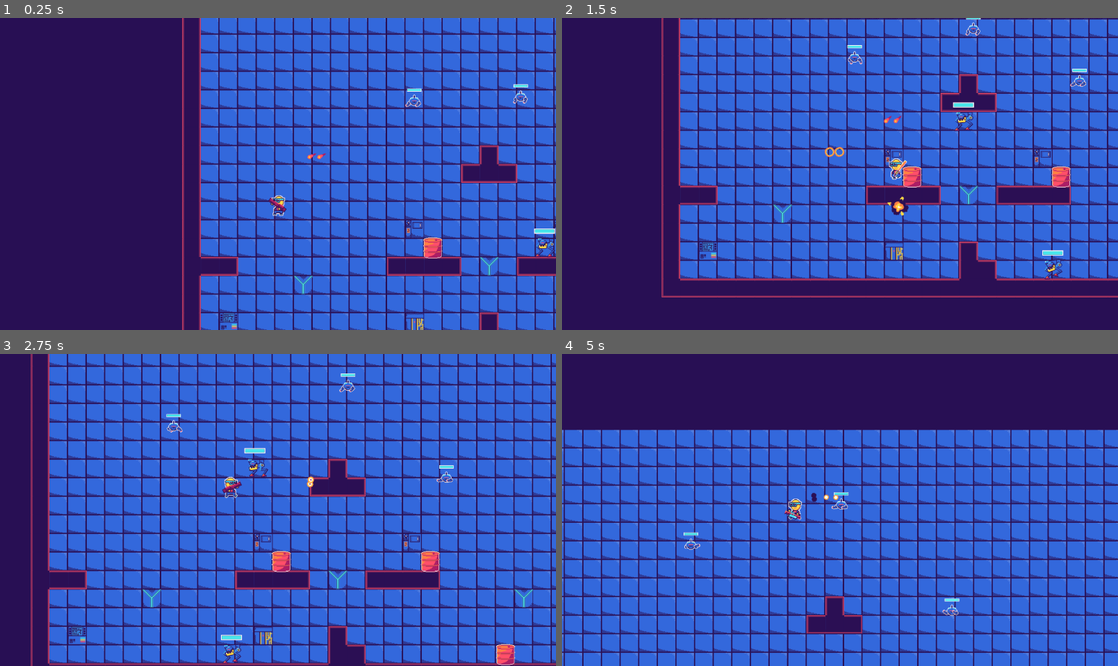
Above: before the commit, frames 1-4 (two rows, left to right).
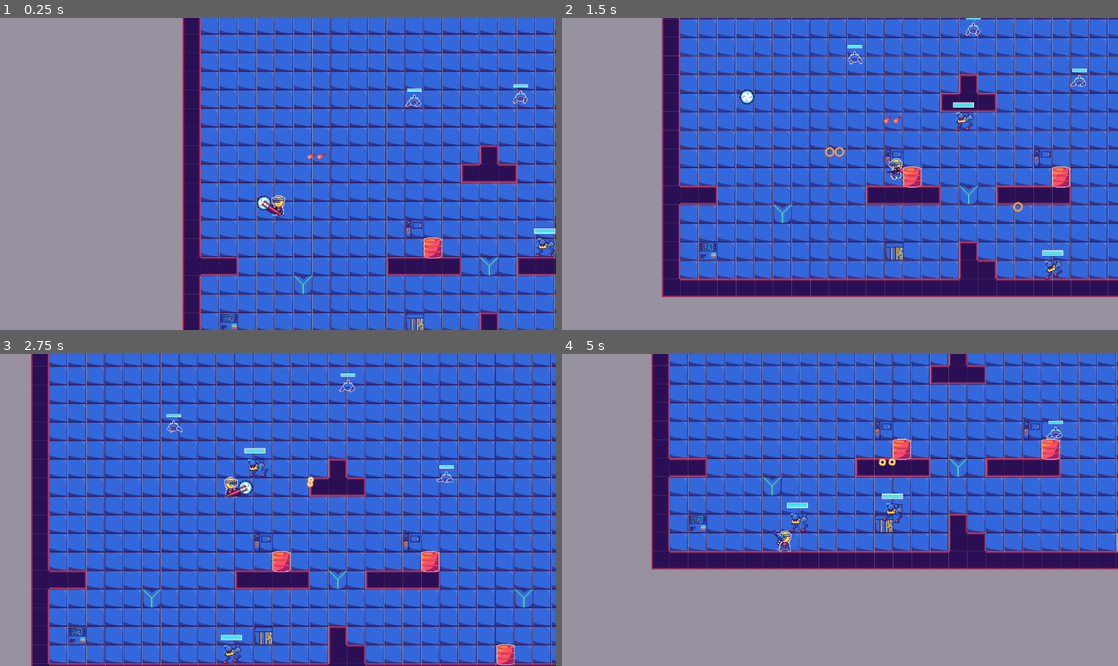
Above: after the commit, the same moments.

Repository: Sjbrimley26/Heli-Climber
Game: Godot game, scene res://Level1.tscn
Same seed, same stepped clock (60 frames per second), same inputs: the game is played once before the commit and once after it. The project has no main scene, so this scene is started directly.
Inputs (mouse positions are in pixels of both pictures, inside the frame that each line leads up to):
- Up to frame 1 (0.25 s): no input
- Up to frame 2 (1.5 s): move the mouse to (962, 158) at 0.52 s; press the mouse at (962, 158) at 0.53 s; hold Right (right) from 0.53 s (still down); tap Up (up) at 0.77, 1.07 s; tap E (weapon_next) at 0.8, 1.35 s; move the mouse to (728, 189) at 1.27 s; release the mouse at (728, 189) at 1.28 s
- Up to frame 3 (2.75 s): tap Up (up) at 1.52, 1.82 s; tap Q (weapon_prev) at 1.55, 2.1 s; move the mouse to (333, 441) at 2.02 s; release Right (right) at 2.03 s; hold Left (left) from 2.03 s (still down); hold Up (up) from 2.03 s (still down)
- Up to frame 4 (5 s): move the mouse to (812, 572) at 2.77 s; release Left (left) at 2.78 s; release Up (up) at 2.78 s; hold Right (right) 2.78-4.28 s; tap Up (up) at 2.85, 3.02, 3.32, 3.77, 4.07, 4.52, 4.82 s; click (812, 572) at 3.05 s; move the mouse to (1006, 556) at 3.52 s; press the mouse at (1006, 556) at 3.53 s; tap E (weapon_next) at 3.8, 4.35 s; move the mouse to (673, 463) at 4.27 s; release the mouse at (673, 463) at 4.28 s; hold Left (left) from 4.28 s (still down); tap Q (weapon_prev) at 4.55 s

The runs differ from the first frame. In frame 1, 36% of the frame differs, in the area x 0-100%, y 0-100%; in frame 2, 31%; in frame 3, 9.8%; in frame 4, 82%.

Commit message:
added a saw weapon - hybrid melee and ranged

Diff:
--- a/characters/Player.gd
+++ b/characters/Player.gd
@@ -9,17 +9,18 @@
 const GRAVITY = 30
 const JUMP = -900
 
-enum {PISTOL, RIFLE, LAUNCHER, BOLT_LAUNCHER, BAT, SWORD}
+enum {PISTOL, RIFLE, LAUNCHER, BOLT_LAUNCHER, BAT, SWORD, SAW}
 var fireRates = [
 	3,
 	0.8,
 	8,
 	8,
 	4.5,
-	3
+	3,
+	0.5
 ]
 var prevEquipped
-var equipped = LAUNCHER
+var equipped = SAW
 var reloading = 0
 var camera_shaking = false
 var recent_damage = 1
@@ -30,6 +31,7 @@
 var bolt_launcher = preload("res://guns/BoltLauncher.tscn")
 var bat = preload("res://guns/Bat.tscn")
 var sword = preload("res://guns/Sword.tscn")
+var saw = preload("res://guns/SawLauncher.tscn")
 
 func on_collision(area):
 	recent_damage = area.damage / 10.0
@@ -72,14 +74,14 @@
 
 	# Swap Weapons
 	if Input.is_action_just_pressed("weapon_next"):
-		if equipped == SWORD:
+		if equipped == SAW:
 			equipped = PISTOL
 		else:
 			equipped = equipped + 1
 
 	if Input.is_action_just_pressed("weapon_prev"):
 		if equipped == PISTOL:
-			equipped = SWORD
+			equipped = SAW
 		else:
 			equipped = equipped - 1
 
@@ -98,6 +100,8 @@
 			gun = bat
 		SWORD:
 			gun = sword
+		SAW:
+			gun = saw
 
 	if not equipped == prevEquipped:
 		var newlyEquipped = gun.instance()
--- /dev/null
+++ b/guns/SawLauncher.gd
@@ -0,0 +1,40 @@
+extends "res://guns/Gun.gd"
+
+var saw = preload("res://guns/projectiles/MeleeSaw.tscn")
+var bullet = preload("res://guns/projectiles/SawBlade.tscn")
+
+signal trigger_aoe()
+
+var has_saw = true
+
+func _reload(timer):
+	has_saw = true
+	var new_saw = saw.instance()
+	$Muzzle.add_child(new_saw)
+	timer.queue_free()
+
+func fire(dir):
+	if not has_saw:
+		return
+	$AnimationPlayer.play("fire", -1, 2)
+	var targets_in_melee_range = []
+	for body in $Muzzle/Saw.get_overlapping_bodies():
+		if body.has_meta("type"):
+			var type = body.get_meta("type")
+			if type == "enemy" or type == "prop":
+				targets_in_melee_range.append(body)
+	if targets_in_melee_range.size() > 0:
+		emit_signal("trigger_aoe")
+		return
+
+	var bullet_instance = bullet.instance()
+	get_parent().get_parent().add_child(bullet_instance)
+	bullet_instance.start_at(dir.angle(), $Muzzle.get_global_position())
+	bullet_instance.get_node("AnimationPlayer").play("default")
+	has_saw = false
+	$Muzzle/Saw.queue_free()
+	var timer = Timer.new()
+	timer.set_wait_time(3)
+	var _err = timer.connect("timeout", self, "_reload", [timer])
+	add_child(timer)
+	timer.start()
--- /dev/null
+++ b/guns/SawLauncher.tscn
@@ -0,0 +1,90 @@
+[gd_scene load_steps=12 format=2]
+
+[ext_resource path="res://img/player/player_8.png" type="Texture" id=1]
+[ext_resource path="res://guns/projectiles/MeleeSaw.tscn" type="PackedScene" id=2]
+[ext_resource path="res://guns/SawLauncher.gd" type="Script" id=3]
+[ext_resource path="res://guns/projectiles/AOE.tscn" type="PackedScene" id=4]
+
+[sub_resource type="AtlasTexture" id=1]
+flags = 4
+atlas = ExtResource( 1 )
+region = Rect2( 0, 0, 96, 96 )
+
+[sub_resource type="AtlasTexture" id=2]
+flags = 4
+atlas = ExtResource( 1 )
+region = Rect2( 96, 0, 96, 96 )
+
+[sub_resource type="AtlasTexture" id=3]
+flags = 4
+atlas = ExtResource( 1 )
+region = Rect2( 0, 96, 96, 96 )
+
+[sub_resource type="AtlasTexture" id=4]
+flags = 4
+atlas = ExtResource( 1 )
+region = Rect2( 96, 96, 96, 96 )
+
+[sub_resource type="AtlasTexture" id=5]
+flags = 4
+atlas = ExtResource( 1 )
+region = Rect2( 0, 192, 96, 96 )
+
+[sub_resource type="SpriteFrames" id=6]
+animations = [ {
+"frames": [ SubResource( 1 ), SubResource( 2 ), SubResource( 3 ), SubResource( 4 ), SubResource( 5 ) ],
+"loop": true,
+"name": "fire",
+"speed": 8.0
+} ]
+
+[sub_resource type="Animation" id=7]
+resource_name = "fire"
+tracks/0/type = "value"
+tracks/0/path = NodePath("AnimatedSprite:frame")
+tracks/0/interp = 1
+tracks/0/loop_wrap = true
+tracks/0/imported = false
+tracks/0/enabled = true
+tracks/0/keys = {
+"times": PoolRealArray( 0, 0.2, 0.4, 0.6, 0.8, 1 ),
+"transitions": PoolRealArray( 1, 1, 1, 1, 1, 1 ),
+"update": 1,
+"values": [ 0, 1, 2, 3, 4, 0 ]
+}
+tracks/1/type = "value"
+tracks/1/path = NodePath("Muzzle:rotation_degrees")
+tracks/1/interp = 1
+tracks/1/loop_wrap = true
+tracks/1/imported = false
+tracks/1/enabled = true
+tracks/1/keys = {
+"times": PoolRealArray( 0, 1 ),
+"transitions": PoolRealArray( 1, 1 ),
+"update": 0,
+"values": [ 0.0, 720.0 ]
+}
+
+[node name="Gun" type="Node2D"]
+script = ExtResource( 3 )
+
+[node name="AnimatedSprite" type="AnimatedSprite" parent="."]
+z_index = 1
+frames = SubResource( 6 )
+animation = "fire"
+
+[node name="Muzzle" type="Node2D" parent="."]
+position = Vector2( 22.3586, 11.0124 )
+
+[node name="Saw" parent="Muzzle" instance=ExtResource( 2 )]
+position = Vector2( 0, 0 )
+rotation = 4.46638e-06
+
+[node name="AnimationPlayer" type="AnimationPlayer" parent="."]
+anims/fire = SubResource( 7 )
+
+[node name="AOE" parent="." instance=ExtResource( 4 )]
+position = Vector2( 21.7255, 10.6754 )
+scale = Vector2( 1.48569, 1.48569 )
+damage = 3
+knockback = 100
--- a/guns/Sword.gd
+++ b/guns/Sword.gd
@@ -13,7 +13,7 @@
 	if area.has_meta("type") and area.get_meta("type") == "projectile":
 		area.vel = area.vel.reflect(dir.tangent().normalized())
 		area.rotation = dir.angle()
-		area.set_collision_mask_bit(2, true) # not working
+		area.set_collision_mask_bit(2, true) # now its working
 
 func fire(dir):
 	_start_block(dir)
--- /dev/null
+++ b/guns/projectiles/MeleeSaw.tscn
@@ -0,0 +1,18 @@
+[gd_scene load_steps=3 format=2]
+
+[ext_resource path="res://img/projectiles/saw_blade.png" type="Texture" id=1]
+
+[sub_resource type="CircleShape2D" id=1]
+radius = 14.0
+
+[node name="Saw" type="Area2D"]
+rotation = 6.28319
+collision_layer = 0
+collision_mask = 5
+
+[node name="Sprite" type="Sprite" parent="."]
+texture = ExtResource( 1 )
+
+[node name="CollisionShape2D" type="CollisionShape2D" parent="."]
+position = Vector2( -0.561869, -0.561864 )
+shape = SubResource( 1 )
--- /dev/null
+++ b/guns/projectiles/SawBlade.gd
@@ -0,0 +1,48 @@
+extends KinematicBody2D
+
+
+var vel = Vector2()
+var speed = 1000
+var damage = 5
+var recently_hit_enemies = []
+
+func on_collide():
+	queue_free()
+
+func start_at(dir, pos):
+	set_rotation(dir)
+	set_global_position(pos)
+	vel = Vector2(speed, 0).rotated(dir)
+
+func _rebound(normal):
+	for e in recently_hit_enemies:
+		if e != null:
+			remove_collision_exception_with(e)
+	recently_hit_enemies = []
+	vel = vel.reflect(normal.tangent())
+
+func _init():
+	set_meta('type', 'projectile')
+
+func _ready():
+	var lifespan = Timer.new()
+	lifespan.set_wait_time(4)
+	var _err = lifespan.connect("timeout", self, "queue_free")
+	add_child(lifespan)
+	lifespan.start()
+
+func _physics_process(delta):
+	var collision = move_and_collide(vel * delta)
+	if collision:
+		var hit = collision.get_collider()
+		if hit.has_meta("type"):
+			var type = hit.get_meta("type")
+			if type == "prop":
+				_rebound(collision.normal)
+				hit.on_collision(self)
+			if type == "enemy" and not hit in recently_hit_enemies:
+				hit.on_collision(self)
+				recently_hit_enemies.append(hit)
+				add_collision_exception_with(hit)
+			return
+		_rebound(collision.normal)
--- /dev/null
+++ b/guns/projectiles/SawBlade.tscn
@@ -0,0 +1,41 @@
+[gd_scene load_steps=5 format=2]
+
+[ext_resource path="res://img/projectiles/saw_blade.png" type="Texture" id=1]
+[ext_resource path="res://guns/projectiles/SawBlade.gd" type="Script" id=2]
+
+[sub_resource type="CircleShape2D" id=1]
+
+[sub_resource type="Animation" id=2]
+resource_name = "default"
+length = 0.5
+loop = true
+tracks/0/type = "value"
+tracks/0/path = NodePath(".:rotation_degrees")
+tracks/0/interp = 1
+tracks/0/loop_wrap = true
+tracks/0/imported = false
+tracks/0/enabled = true
+tracks/0/keys = {
+"times": PoolRealArray( 0, 0.5 ),
+"transitions": PoolRealArray( 1, 1 ),
+"update": 0,
+"values": [ 0.0, 720.0 ]
+}
+
+[node name="KinematicBody2D" type="KinematicBody2D"]
+rotation = 6.97822
+collision_layer = 2
+collision_mask = 5
+script = ExtResource( 2 )
+
+[node name="Sprite" type="Sprite" parent="."]
+texture = ExtResource( 1 )
+
+[node name="CollisionShape2D" type="CollisionShape2D" parent="."]
+position = Vector2( -0.561867, -0.561867 )
+scale = Vector2( 1.46493, 1.46493 )
+shape = SubResource( 1 )
+
+[node name="AnimationPlayer" type="AnimationPlayer" parent="."]
+autoplay = "default"
+anims/default = SubResource( 2 )
--- a/project.godot
+++ b/project.godot
@@ -73,5 +73,5 @@
 quality/driver/driver_name="GLES2"
 vram_compression/import_etc=true
 vram_compression/import_etc2=false
-environment/default_clear_color=Color( 0.156863, 0.0588235, 0.329412, 1 )
+environment/default_clear_color=Color( 0.592157, 0.568627, 0.627451, 1 )
 environment/default_environment="res://default_env.tres"
--- a/props/Barrel.gd
+++ b/props/Barrel.gd
@@ -38,3 +38,4 @@
 
 func _ready():
 	var _err = $AnimatedSprite.connect("animation_finished", self, "on_animation_end")
+	set_meta("type", "prop")
Binary file added: img/player/player_8.png
Not shown, added: img/player/player_8.png.import
Binary file added: img/projectiles/saw_blade.png
Not shown, added: img/projectiles/saw_blade.png.import
